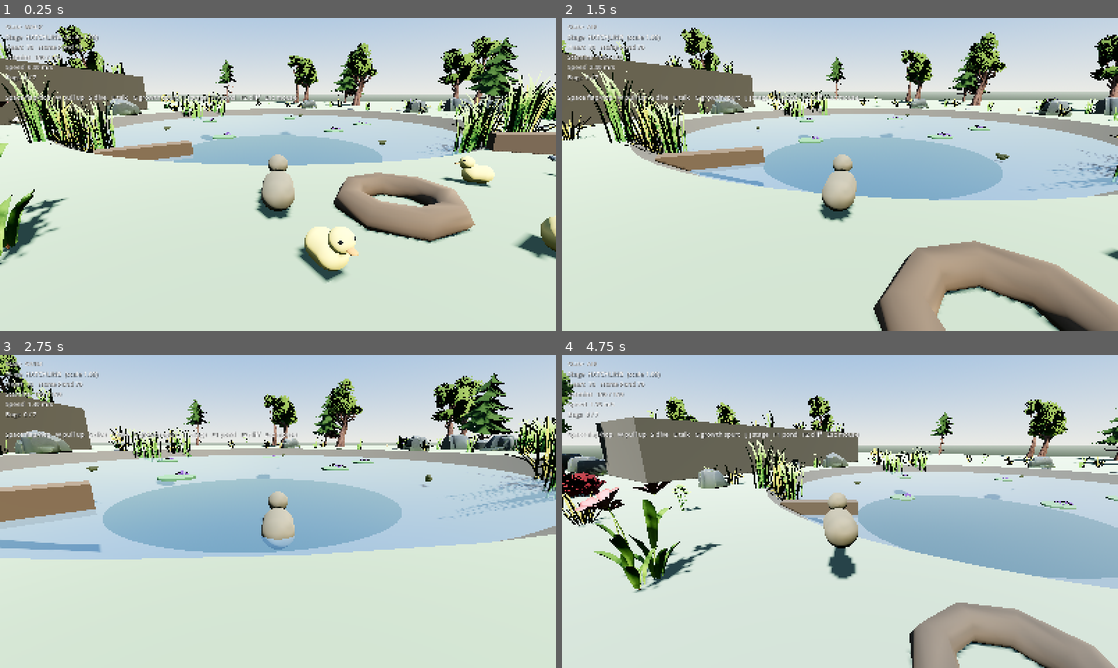
Above: before the commit, frames 1-4 (two rows, left to right).
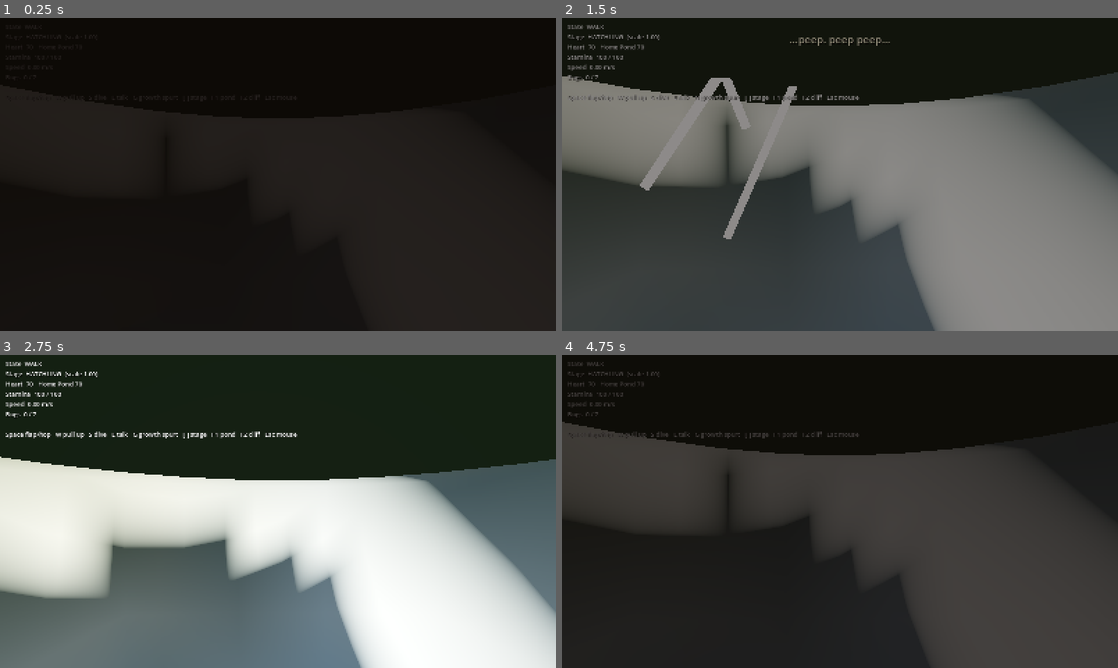
Above: after the commit, the same moments.

Repository: ProfessorZoltan/duckling
Game: Godot game, scene res://world/pond_greybox.tscn
The game is run twice, just before and just after one commit, with the same random seed, the same clock (stepped at 60 frames per second) and the same inputs.
Inputs (mouse positions are in pixels of both pictures, inside the frame that each line leads up to):
- Up to frame 1 (0.25 s): no input
- Up to frame 2 (1.5 s): move the mouse to (867, 174) at 0.52 s; hold E (action) 0.53-1.28 s; hold W (move_forward) from 0.53 s (still down); tap Space (jump) at 0.77, 0.8, 1.07, 1.35 s; move the mouse to (812, 174) at 1.27 s
- Up to frame 3 (2.75 s): keep holding W (move_forward); tap Space (jump) at 1.52, 1.82, 2.3 s; tap E (action) at 1.55 s; move the mouse to (289, 505) at 2.02 s; hold E (action) from 2.03 s (still down)
- Up to frame 4 (4.75 s): keep holding W (move_forward); move the mouse to (834, 517) at 2.77 s; release E (action) at 2.78 s; tap E (action) at 2.85, 4.35 s; tap Space (jump) at 3.02, 3.32, 4.52 s; move the mouse to (878, 514) at 3.52 s; hold Space (jump) 3.53-4.28 s; tap F1 (debug_scene_pond) at 4.15 s; move the mouse to (795, 508) at 4.27 s

The runs differ from the first frame. In frame 1, 96% of the frame differs, in the area x 0-100%, y 0-100%; in frame 2, 96%; in frame 3, 90%; in frame 4, 98%.

Commit message:
Add the egg prologue
Open the game inside the egg (design doc §2). A first-person camera
sits inside a CSG shell split into a cap and a cup, under a near-black
overlay. Muffled lines arrive as subtitles, then mashing Space, E or a
click pecks: each peck spawns an emissive sliver of light on the inside
of the shell, spreads the older ones, nudges the camera and shell, and
thins the darkness. On the eighth peck the cap pops and tumbles beside
the nest, light floods in, and the camera blends into the third-person
camera over two seconds, revealing a hatchling visibly larger and
greyer than the yellow siblings. The cup stays in the nest.

The prologue runs only while Globals.start_in_egg is true; hatching
clears it, and the existing tests and tours clear it before loading.
Add an egg smoke test and screenshot tour; all six smoke tests pass.

Co-Authored-By: Claude Fable 5.1 <noreply@anthropic.com>
Claude-Session: https://claude.ai/code/session_01RVpSAZoBzWw3XPSpjdvuT5

Diff:
--- a/game/autoload/globals.gd
+++ b/game/autoload/globals.gd
@@ -64,6 +64,10 @@
 var region_hearts: Dictionary = {}
 
 var dialogue_active: bool = false
+
+## The game opens inside the egg (design doc §2 Prologue). Cleared once you
+## hatch so scene reloads and tests start on the shore.
+var start_in_egg: bool = true
 
 
 func advance_stage() -> void:
--- /dev/null
+++ b/game/tests/egg_screenshot_tour.gd
@@ -0,0 +1,59 @@
+extends Node
+## Captures the egg prologue: dark shell, cracks, the pop, and the pull-out.
+##   xvfb-run -s "-screen 0 1600x900x24" godot --path . --rendering-driver opengl3 tests/egg_screenshot_tour.tscn -- --out=<dir>
+
+var egg: EggPrologue
+var frame: int = 0
+var out_dir: String = "user://screenshots"
+
+
+func _ready() -> void:
+	Globals.start_in_egg = true
+	for arg in OS.get_cmdline_user_args():
+		if arg.begins_with("--out="):
+			out_dir = arg.trim_prefix("--out=")
+	DirAccess.make_dir_recursive_absolute(ProjectSettings.globalize_path(out_dir))
+	var pond: Node = load("res://world/pond_greybox.tscn").instantiate()
+	add_child(pond)
+	egg = pond.get_node("World/EggPrologue")
+	Input.mouse_mode = Input.MOUSE_MODE_VISIBLE
+
+
+func _peck() -> void:
+	var ev := InputEventAction.new()
+	ev.action = "jump"
+	ev.pressed = true
+	Input.parse_input_event(ev)
+
+
+func _physics_process(_delta: float) -> void:
+	frame += 1
+	match frame:
+		60:
+			_shoot("01_inside_the_egg")
+		100, 130, 160, 190:
+			_peck()
+		230:
+			_shoot("02_four_cracks")
+		260, 290, 320:
+			_peck()
+		350:
+			_shoot("03_seven_cracks")
+		380:
+			_peck()
+		400:
+			_shoot("04_the_pop")
+		470:
+			_shoot("05_pulling_out")
+		600:
+			_shoot("06_hatched_beside_siblings")
+		640:
+			get_tree().quit(0)
+
+
+func _shoot(name: String) -> void:
+	var cracks := egg.cracks if is_instance_valid(egg) else -1
+	await RenderingServer.frame_post_draw
+	var img := get_viewport().get_texture().get_image()
+	img.save_png("%s/%s.png" % [out_dir, name])
+	print("shot ", name, " cracks=", cracks)
--- /dev/null
+++ b/game/tests/egg_screenshot_tour.tscn
@@ -0,0 +1,6 @@
+[gd_scene load_steps=2 format=3]
+
+[ext_resource type="Script" path="res://tests/egg_screenshot_tour.gd" id="1_tour"]
+
+[node name="EggScreenshotTour" type="Node"]
+script = ExtResource("1_tour")
--- /dev/null
+++ b/game/tests/egg_smoke_test.gd
@@ -0,0 +1,79 @@
+extends Node
+## Headless smoke test for the egg prologue. Run from the game/ folder with:
+##   godot --headless --path . tests/egg_smoke_test.tscn
+## Starts in the egg, pecks eight times, and checks the hatch hands control to
+## the third-person camera with the player free to move.
+
+var player: Player
+var egg: EggPrologue
+var frame: int = 0
+var failures: PackedStringArray = []
+var _cap_start: Vector3
+
+
+func _ready() -> void:
+	Globals.start_in_egg = true
+	var pond: Node = load("res://world/pond_greybox.tscn").instantiate()
+	add_child(pond)
+	player = pond.get_node("Player")
+	egg = pond.get_node("World/EggPrologue")
+	_cap_start = egg.cap.global_position
+
+
+func _peck() -> void:
+	var ev := InputEventAction.new()
+	ev.action = "jump"
+	ev.pressed = true
+	Input.parse_input_event(ev)
+
+
+func _physics_process(_delta: float) -> void:
+	frame += 1
+	if frame >= 40 and frame < 40 + 8 * 10 and (frame - 40) % 10 == 0:
+		_peck()
+	match frame:
+		10:
+			_expect(egg.active, "prologue active at start")
+			_expect(player.frozen, "player frozen inside the egg")
+			_expect(not player.body.visible, "player body hidden inside the egg")
+			_expect(egg.egg_camera.current, "egg camera is current")
+			_expect(egg._overlay.color.a > 0.8, "starts dark (alpha %.2f)" % egg._overlay.color.a)
+		75:
+			_expect(egg.cracks == 4, "four pecks registered (got %d)" % egg.cracks)
+			_expect(egg.crack_root.get_child_count() == 4, "four crack slivers")
+			_expect(egg._overlay.color.a < 0.7, "light bleeding in (alpha %.2f)" % egg._overlay.color.a)
+		125:
+			_expect(egg.cracks == 8, "eight pecks registered (got %d)" % egg.cracks)
+			_expect(egg._hatching, "hatch started")
+		330:
+			print("egg: frame 330 cap=%s frozen=%s" % [egg.cap.global_position, player.frozen])
+			_expect(not egg.active, "prologue finished")
+			_expect(not player.frozen, "player free after hatching")
+			_expect(player.body.visible, "player body visible")
+			var cam: Camera3D = player.camera_pivot.get_node("SpringArm3D/Camera3D")
+			_expect(cam.current, "third-person camera current")
+			_expect(egg.cap.global_position.distance_to(_cap_start) > 0.6, "cap tumbled off the nest")
+			_expect(egg.cup.global_position.distance_to(_cap_start) < 0.01, "cup stayed in the nest")
+			_expect(not Globals.start_in_egg, "start_in_egg cleared")
+			Input.action_press("move_forward")
+		420:
+			_expect(player.global_position.z < 12.0, "walked out of the shell (z=%.2f)" % player.global_position.z)
+			Input.action_release("move_forward")
+			_finish()
+
+
+func _expect(condition: bool, description: String) -> void:
+	if condition:
+		print("  ok   ", description)
+	else:
+		print("  FAIL ", description)
+		failures.append(description)
+
+
+func _finish() -> void:
+	if failures.is_empty():
+		print("egg: PASS")
+		get_tree().quit(0)
+	else:
+		print("egg: FAIL (%d)" % failures.size())
+		get_tree().quit(1)
--- /dev/null
+++ b/game/tests/egg_smoke_test.tscn
@@ -0,0 +1,6 @@
+[gd_scene load_steps=2 format=3]
+
+[ext_resource type="Script" path="res://tests/egg_smoke_test.gd" id="1_egg"]
+
+[node name="EggSmokeTest" type="Node"]
+script = ExtResource("1_egg")
--- a/game/tests/gate_screenshot_tour.gd
+++ b/game/tests/gate_screenshot_tour.gd
@@ -9,6 +9,7 @@
 
 
 func _ready() -> void:
+	Globals.start_in_egg = false
 	for arg in OS.get_cmdline_user_args():
 		if arg.begins_with("--out="):
 			out_dir = arg.trim_prefix("--out=")
--- a/game/tests/growth_screenshot_tour.gd
+++ b/game/tests/growth_screenshot_tour.gd
@@ -8,6 +8,7 @@
 
 
 func _ready() -> void:
+	Globals.start_in_egg = false
 	for arg in OS.get_cmdline_user_args():
 		if arg.begins_with("--out="):
 			out_dir = arg.trim_prefix("--out=")
--- a/game/tests/growth_smoke_test.gd
+++ b/game/tests/growth_smoke_test.gd
@@ -17,6 +17,7 @@
 
 
 func _ready() -> void:
+	Globals.start_in_egg = false
 	pond = load("res://world/pond_greybox.tscn").instantiate()
 	add_child(pond)
 	player = pond.get_node("Player")
--- a/game/tests/heart_screenshot_tour.gd
+++ b/game/tests/heart_screenshot_tour.gd
@@ -10,6 +10,7 @@
 
 
 func _ready() -> void:
+	Globals.start_in_egg = false
 	for arg in OS.get_cmdline_user_args():
 		if arg.begins_with("--out="):
 			out_dir = arg.trim_prefix("--out=")
--- a/game/tests/heart_smoke_test.gd
+++ b/game/tests/heart_smoke_test.gd
@@ -15,6 +15,7 @@
 
 
 func _ready() -> void:
+	Globals.start_in_egg = false
 	pond = load("res://world/pond_greybox.tscn").instantiate()
 	add_child(pond)
 	player = pond.get_node("Player")
--- a/game/tests/screenshot_tour.gd
+++ b/game/tests/screenshot_tour.gd
@@ -9,6 +9,7 @@
 
 
 func _ready() -> void:
+	Globals.start_in_egg = false
 	for arg in OS.get_cmdline_user_args():
 		if arg.begins_with("--out="):
 			out_dir = arg.trim_prefix("--out=")
--- a/game/tests/smoke_test.gd
+++ b/game/tests/smoke_test.gd
@@ -11,6 +11,7 @@
 
 
 func _ready() -> void:
+	Globals.start_in_egg = false
 	var pond: Node = load("res://world/pond_greybox.tscn").instantiate()
 	add_child(pond)
 	player = pond.get_node("Player")
--- /dev/null
+++ b/game/world/egg_prologue.gd
@@ -0,0 +1,169 @@
+class_name EggPrologue
+extends Node3D
+## The Prologue (design doc §2): first person inside the egg. Muffled sounds
+## arrive as subtitles, mashing any button pecks the shell, light bleeds in
+## with each crack, the cap pops off, and the camera pulls out to third person
+## beside siblings who are smaller and yellower than you.
+##
+## Runs only when Globals.start_in_egg is true. Place at the nest, under World.
+
+signal hatched
+
+@export var player: Player
+@export var pecks_to_hatch: int = 8
+@export var pull_out_seconds: float = 2.2
+@export var darkness_start: float = 0.9
+@export var crack_color: Color = Color(1.0, 0.95, 0.8)
+
+var active: bool = false
+var cracks: int = 0
+
+@onready var cap: Node3D = $Cap
+@onready var cup: Node3D = $Cup
+@onready var egg_camera: Camera3D = $EggCamera
+@onready var crack_root: Node3D = $Cracks
+
+var _overlay: ColorRect
+var _cap_rest: Transform3D
+var _hatching: bool = false
+var _muffled_lines := [
+	[1.0, "...peep. peep peep..."],
+	[4.0, "(a warm voice, muffled)   ...there you are..."],
+	[7.5, "...tap.   tap."],
+]
+
+
+func _ready() -> void:
+	_cap_rest = cap.transform
+	if not Globals.start_in_egg or player == null:
+		queue_free()
+		return
+	# World is earlier in the tree than Player, so wait for its @onready fields.
+	if not player.is_node_ready():
+		await player.ready
+	active = true
+	player.frozen = true
+	player.body.visible = false
+	player.global_position = global_position + Vector3(0, 0.1, 0)
+	_build_overlay()
+	egg_camera.current = true
+	_narrate()
+
+
+func _narrate() -> void:
+	var elapsed := 0.0
+	for entry in _muffled_lines:
+		var at: float = entry[0]
+		await get_tree().create_timer(at - elapsed).timeout
+		elapsed = at
+		if not active or _hatching:
+			return
+		Globals.notify(entry[1])
+	await get_tree().create_timer(2.5).timeout
+	if active and not _hatching and cracks == 0:
+		Globals.show_prompt("Mash SPACE to peck")
+
+
+func _unhandled_input(event: InputEvent) -> void:
+	if not active or _hatching or event.is_echo():
+		return
+	if event.is_action_pressed("jump") or event.is_action_pressed("action"):
+		get_viewport().set_input_as_handled()
+		peck()
+
+
+func peck() -> void:
+	cracks += 1
+	Globals.show_prompt("")
+	_add_crack()
+	_nudge()
+	Input.start_joy_vibration(0, 0.25, 0.0, 0.08)
+	var t := float(cracks) / float(pecks_to_hatch)
+	_set_darkness(darkness_start * pow(1.0 - t, 0.7) + 0.05 * (1.0 - t))
+	if cracks >= pecks_to_hatch:
+		_hatch()
+
+
+func _add_crack() -> void:
+	# A bright sliver on the inside of the shell, somewhere in front of the eye.
+	var yaw := randf_range(-1.1, 1.1)
+	var pitch := randf_range(-0.6, 0.8)
+	var dir := Vector3(sin(yaw) * cos(pitch), sin(pitch), -cos(yaw) * cos(pitch))
+	var sliver := MeshInstance3D.new()
+	var mesh := BoxMesh.new()
+	mesh.size = Vector3(0.007, randf_range(0.09, 0.18), 0.003)
+	sliver.mesh = mesh
+	var material := StandardMaterial3D.new()
+	material.albedo_color = crack_color
+	material.emission_enabled = true
+	material.emission = crack_color
+	material.emission_energy_multiplier = 3.0
+	sliver.material_override = material
+	sliver.position = egg_camera.position + dir * 0.24
+	sliver.look_at(egg_camera.global_position + dir * 10.0, Vector3.UP)
+	sliver.rotate_object_local(Vector3.FORWARD, randf_range(0.0, TAU))
+	crack_root.add_child(sliver)
+	# Older cracks spread a little with every new peck.
+	for child in crack_root.get_children():
+		if child != sliver:
+			(child as Node3D).scale *= Vector3(1.0, 1.12, 1.0)
+
+
+func _nudge() -> void:
+	var tween := create_tween()
+	tween.tween_property(egg_camera, "rotation:x", -0.12, 0.05)
+	tween.tween_property(egg_camera, "rotation:x", 0.0, 0.14)
+	var wobble := create_tween()
+	wobble.tween_property(cap, "rotation:z", 0.04, 0.05)
+	wobble.tween_property(cap, "rotation:z", 0.0, 0.12)
+
+
+func _hatch() -> void:
+	_hatching = true
+	Globals.notify("")
+	# The cap pops up and tumbles off beside the nest.
+	var pop := create_tween()
+	pop.tween_property(cap, "position:y", cap.position.y + 0.35, 0.18).set_trans(Tween.TRANS_QUAD).set_ease(Tween.EASE_OUT)
+	pop.parallel().tween_property(cap, "rotation:x", 0.9, 0.18)
+	pop.tween_property(cap, "position", Vector3(0.9, 0.02, 0.3), 0.55).set_trans(Tween.TRANS_QUAD).set_ease(Tween.EASE_IN)
+	pop.parallel().tween_property(cap, "rotation", Vector3(2.6, 0.4, 0.5), 0.55)
+	# Light floods in.
+	var light := create_tween()
+	light.tween_method(_set_darkness, _overlay.color.a, 0.0, 0.5)
+	await light.finished
+	for child in crack_root.get_children():
+		child.queue_free()
+	# Pull out to the third-person camera.
+	var target: Camera3D = player.camera_pivot.get_node("SpringArm3D/Camera3D")
+	var start := egg_camera.global_transform
+	var pull := create_tween().set_trans(Tween.TRANS_CUBIC).set_ease(Tween.EASE_IN_OUT)
+	pull.tween_method(func(t: float) -> void:
+		egg_camera.global_transform = start.interpolate_with(target.global_transform, t)
+		if t > 0.3:
+			player.body.visible = true
+	, 0.0, 1.0, pull_out_seconds)
+	await pull.finished
+	target.current = true
+	player.body.visible = true
+	player.frozen = false
+	active = false
+	Globals.start_in_egg = false
+	_overlay.get_parent().queue_free()
+	egg_camera.queue_free()
+	hatched.emit()
+
+
+func _set_darkness(alpha: float) -> void:
+	if _overlay:
+		_overlay.color.a = clampf(alpha, 0.0, 1.0)
+
+
+func _build_overlay() -> void:
+	var layer := CanvasLayer.new()
+	layer.layer = 40
+	_overlay = ColorRect.new()
+	_overlay.color = Color(0.05, 0.03, 0.02, darkness_start)
+	_overlay.mouse_filter = Control.MOUSE_FILTER_IGNORE
+	_overlay.set_anchors_preset(Control.PRESET_FULL_RECT)
+	layer.add_child(_overlay)
+	add_child(layer)
--- a/game/world/pond_greybox.tscn
+++ b/game/world/pond_greybox.tscn
@@ -12,6 +12,7 @@
 [ext_resource type="Script" path="res://world/heart_environment.gd" id="10_heart_env"]
 [ext_resource type="PackedScene" path="res://world/nib.tscn" id="11_nib"]
 [ext_resource type="PackedScene" path="res://world/seed.tscn" id="12_seed"]
+[ext_resource type="Script" path="res://world/egg_prologue.gd" id="13_egg"]
 [ext_resource type="PackedScene" path="res://assets/nature_kit/glTF/Bush_Common.gltf" id="k_Bush_Common"]
 [ext_resource type="PackedScene" path="res://assets/nature_kit/glTF/Bush_Common_Flowers.gltf" id="k_Bush_Common_Flowers"]
 [ext_resource type="PackedScene" path="res://assets/nature_kit/glTF/Clover_1.gltf" id="k_Clover_1"]
@@ -90,6 +91,11 @@
 [sub_resource type="StandardMaterial3D" id="StandardMaterial3D_lily"]
 albedo_color = Color(0.3, 0.55, 0.3, 1)
 
+[sub_resource type="StandardMaterial3D" id="StandardMaterial3D_shell"]
+cull_mode = 2
+albedo_color = Color(0.93, 0.9, 0.82, 1)
+roughness = 0.85
+
 [sub_resource type="PlaneMesh" id="PlaneMesh_water"]
 size = Vector2(22, 22)
 
@@ -1421,6 +1427,49 @@
 position = Vector3(11.561, -0.020, 4.405)
 rotation = Vector3(0.000, 5.489, 0.000)
 scale = Vector3(1.253, 1.253, 1.253)
+
+[node name="EggPrologue" type="Node3D" parent="World" node_paths=PackedStringArray("player")]
+position = Vector3(1.5, 0, 12.5)
+script = ExtResource("13_egg")
+player = NodePath("../../Player")
+
+[node name="Cap" type="CSGCombiner3D" parent="World/EggPrologue"]
+position = Vector3(0, 0.3, 0)
+
+[node name="Shell" type="CSGSphere3D" parent="World/EggPrologue/Cap"]
+scale = Vector3(1, 1.25, 1)
+radius = 0.28
+radial_segments = 24
+rings = 12
+material = SubResource("StandardMaterial3D_shell")
+
+[node name="Cut" type="CSGBox3D" parent="World/EggPrologue/Cap"]
+operation = 1
+position = Vector3(0, 0.6, 0)
+size = Vector3(1, 1, 1)
+material = SubResource("StandardMaterial3D_shell")
+
+[node name="Cup" type="CSGCombiner3D" parent="World/EggPrologue"]
+position = Vector3(0, 0.3, 0)
+
+[node name="Shell" type="CSGSphere3D" parent="World/EggPrologue/Cup"]
+scale = Vector3(1, 1.25, 1)
+radius = 0.28
+radial_segments = 24
+rings = 12
+material = SubResource("StandardMaterial3D_shell")
+
+[node name="Cut" type="CSGBox3D" parent="World/EggPrologue/Cup"]
+operation = 1
+position = Vector3(0, -0.4, 0)
+size = Vector3(1, 1, 1)
+material = SubResource("StandardMaterial3D_shell")
+
+[node name="EggCamera" type="Camera3D" parent="World/EggPrologue"]
+position = Vector3(0, 0.33, 0.04)
+fov = 65.0
+
+[node name="Cracks" type="Node3D" parent="World/EggPrologue"]
 
 [node name="Siblings" type="Node3D" parent="World"]
 
@@ -1777,7 +1826,7 @@
 position = Vector3(26.000, 0.350, -3.000)
 
 [node name="Player" parent="." instance=ExtResource("1_player")]
-position = Vector3(0, 0.1, 12.5)
+position = Vector3(1.5, 0.1, 12.5)
 
 [node name="GrowthSpurtDirector" type="Node" parent="." node_paths=PackedStringArray("world", "player")]
 script = ExtResource("5_director")
Not shown, added: game/tests/egg_screenshot_tour.gd.uid
Not shown, added: game/tests/egg_smoke_test.gd.uid
Not shown, added: game/world/egg_prologue.gd.uid
Not shown: 1 places in game/world/pond_greybox.tscn that only renumber resources
Not shown, changed: CLAUDE.md
Not shown, added: docs/screenshots/p5_hatched.png
Not shown, added: docs/screenshots/p5_inside_the_egg.png
Not shown, added: docs/screenshots/p5_the_pop.png
